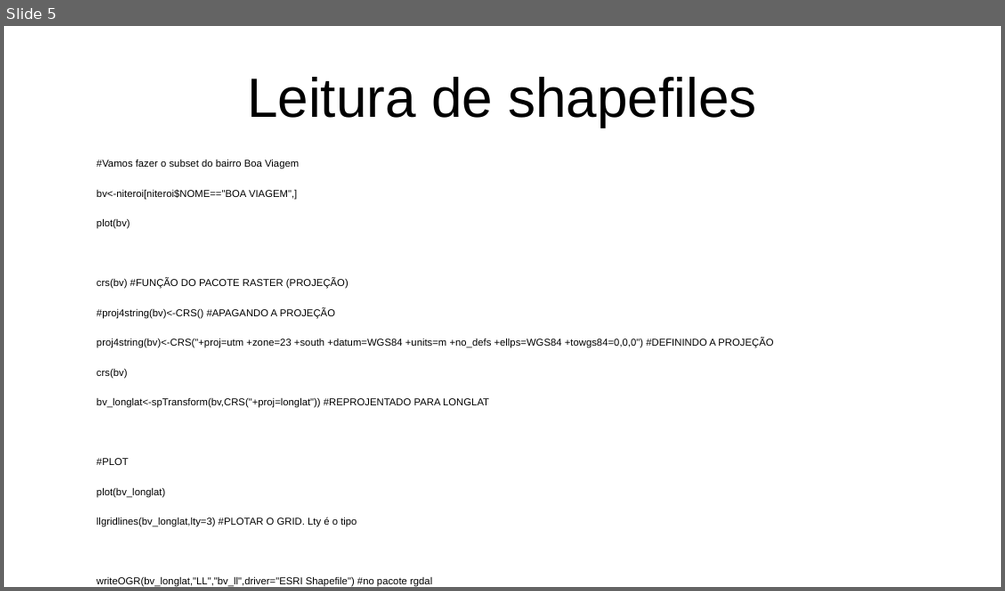
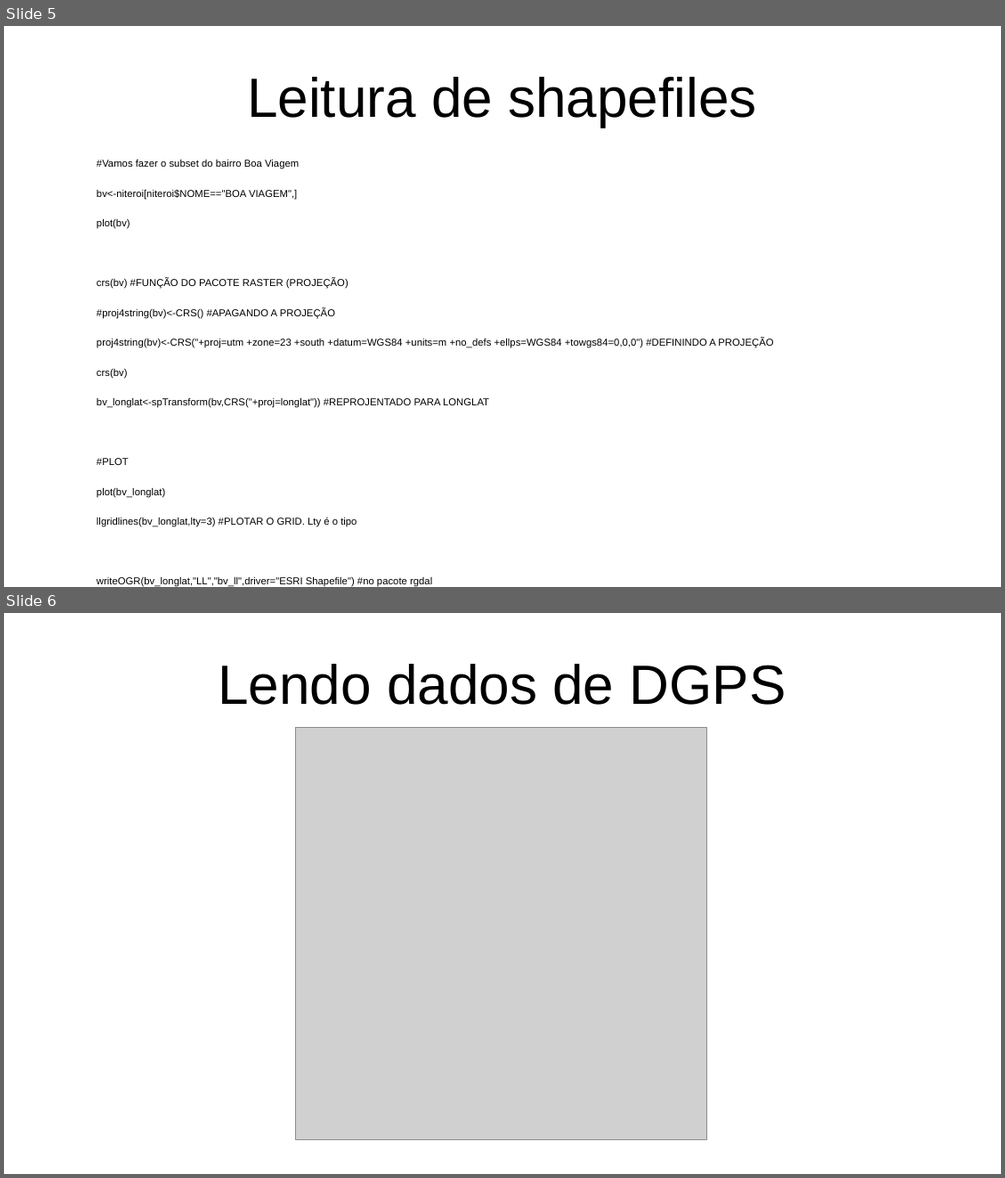
Before and after one commit to pjfernandes/curso_r, a slide deck: aula_4/apresentacao_aula_4.odp. Shown one above the other, each under a label of ours: slide 5 before the commit, slides 5 and 6 after it. The pictures are 1005x591 and 1005x1178 pixels, drawn with LibreOffice and Linux fonts; fonts in the diff are those of the drawing; grey boxes stand for pictures. Boxes give left, top, right and bottom in pixels: in the first picture for what was removed or moved away, otherwise in the second. Text is boxed around its words. In the diff, an @@ line names an element or a change of style, - is before the commit and + after.

```diff
--- a/aula_4/apresentacao_aula_4.odp
+++ b/aula_4/apresentacao_aula_4.odp
@@ slide 6 added at <box>4,613,1001,1174</box>, background #FFFFFF @@
@@ title added at <box>218,664,786,705</box>, 44 pt, text #000000 @@
+Lendo dados de DGPS
@@ picture added at <box>296,728,707,1141</box> @@
```
Also in this commit, not shown: 3 other slides added, 9 other files.
